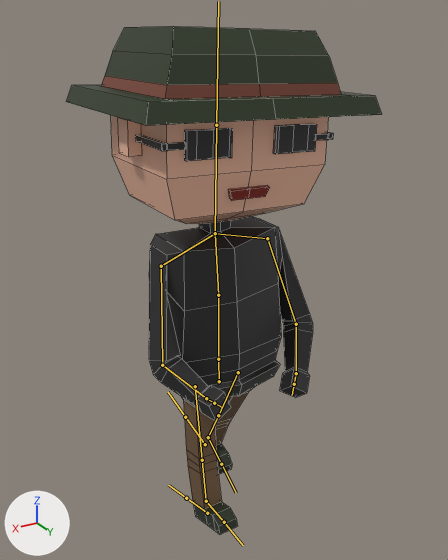
Before and after pictures for a commit that changed the FBX model Assets/Resources/PhotonPrefabs/mafiaModel.fbx.
The view is the same before and after, from a camera (50 mm lens) standing at (0.771, 1.36, 1.419) and looking at (-0.047, -0.004, 0.737). The axes (+X, +Y, +Z) are drawn at lower left. The lights are the same throughout. Both versions are drawn at frame 135 of the action 'Armature.001|Talk 1'; the numbers are the values there. The bones that bend it are drawn over the model as lines. Mesh edges are drawn as thin lines.

In view in the first picture: 'Mafia'.
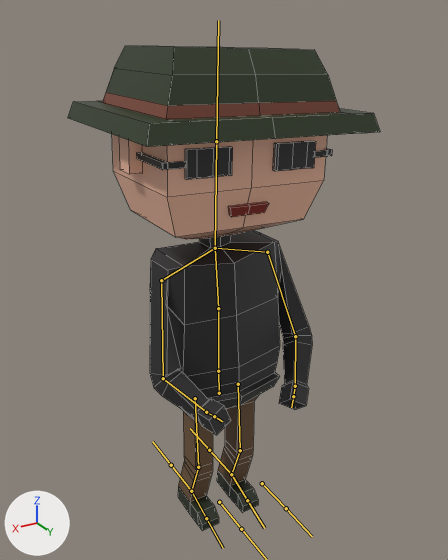
What the commit changed:
Bone 'Pelvis' (bone_pelvis) moves from (0.019, 0.029, 0.015) to (0.019, -0.011, 0.015).
Bone 'Upper Leg.L' (bone_upper_leg_l) turns from (-28, -1, -5) to (5, 1, -3) degrees about its own x, y and z.
Bone 'Lower Leg.L' (bone_lower_leg_l) turns from (8, 0, 0) to (-21, 0, 0) degrees about its own x, y and z.
Bone 'Foot.L' (bone_foot_l) turns from (10, 4, 3) to (16, 2, 3) degrees about its own x, y and z.
Bone 'Upper Leg.R' (bone_upper_leg_r) turns from (12, -1, -4) to (5, 1, -3) degrees about its own x, y and z.
Bone 'Lower Leg.R' (bone_lower_leg_r) turns from (8, 0, 0) to (-21, 0, 0) degrees about its own x, y and z.
Bone 'Foot.R' (bone_foot_r) turns from (0, 4, 0) to (16, 2, 3) degrees about its own x, y and z.

Changed parts and their boxes [x1, y1, x2, y2] in the pictures (448 x 560 px):
'Mafia', posed: before [66, 26, 382, 534]; after [68, 46, 380, 531]
bone 'Pelvis', root to tip: before (219, 381) to (218, 359); after (219, 393) to (218, 371)
bone 'Upper Leg.L', root to tip: before (238, 372) to (218, 415); after (238, 384) to (240, 450)
bone 'Lower Leg.L', root to tip: before (218, 415) to (208, 437); after (240, 450) to (231, 474)
bone 'Foot.L', root to tip: before (208, 437) to (221, 464); after (231, 474) to (247, 500)
bone 'Upper Leg.R', root to tip: before (195, 386) to (202, 460); after (195, 398) to (198, 467)
bone 'Lower Leg.R', root to tip: before (202, 460) to (206, 501); after (198, 467) to (191, 491)
bone 'Foot.R', root to tip: before (206, 501) to (224, 522); after (191, 491) to (206, 518)
